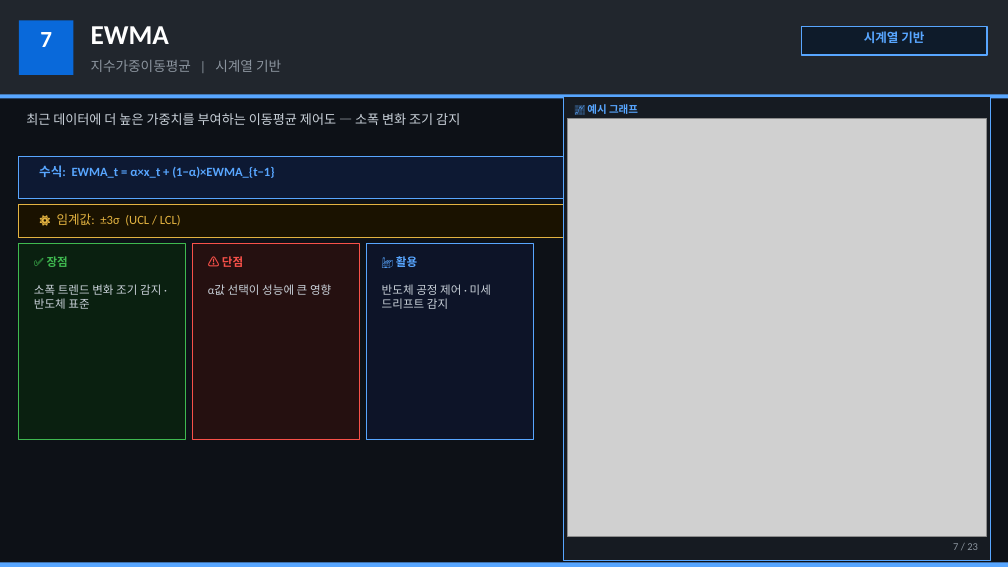
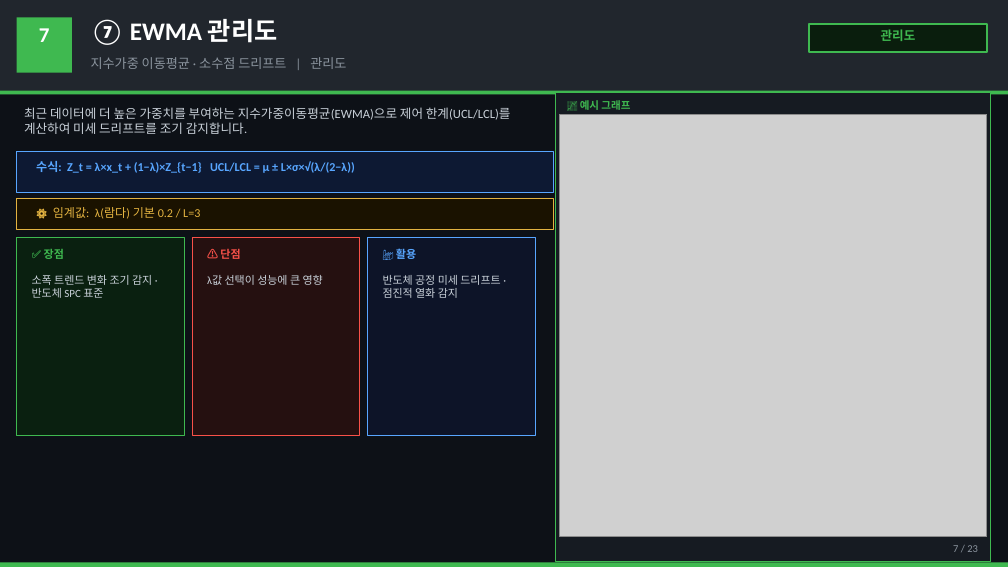
Before and after one commit to pollya32/python101, a slide deck: slide 8 of [예제 015] FDC 이상감지 시스템/FDC_이상감지_23종_상세설명.pptx. Drawn at 1008x567 pixels with LibreOffice and Linux fonts; fonts in the diff are those of the drawing; grey boxes stand for pictures. Boxes give left, top, right and bottom in pixels: in the first picture for what was removed or moved away, otherwise in the second. Text is boxed around its words. In the diff, an @@ line names an element or a change of style, - is before the commit and + after.

```diff
--- a/[예제 015] FDC 이상감지 시스템/FDC_이상감지_23종_상세설명.pptx
+++ b/[예제 015] FDC 이상감지 시스템/FDC_이상감지_23종_상세설명.pptx
@@ text "7" at (39, 28, 50, 42): size 22 to 20 pt @@
@@ rectangle at (17, 17, 72, 73): fill #0969DA to #3FB950 @@
@@ text at (91, 19, 278, 45): text changed; size 26 to 24 pt @@
-EWMA
+⑦ EWMA 관리도
@@ rectangle: place and size @@
-rectangle at (802, 26, 987, 55)
+rectangle at (809, 24, 987, 52)
@@ rectangle at (809, 24, 987, 52): fill #0E1B2A to #0A1E0D; outline #58A6FF 1.5 pt to #3FB950 1.5 pt @@
@@ text at (881, 29, 916, 41): text changed; text colour #58A6FF to #3FB950 @@
-시계열 기반
+관리도
@@ text at (91, 57, 346, 69): text changed; size 13 to 12.5 pt @@
-지수가중이동평균 | 시계열 기반
+지수가중 이동평균 · 소수점 드리프트 | 관리도
@@ 4 rectangles: place and size @@
-4 rectangles at (0, 95, 1008, 440)
+4 rectangles at (0, 91, 1008, 436)
@@ rectangle at (0, 91, 1008, 95): fill #58A6FF to #3FB950 @@
@@ text at (24, 107, 511, 134): text changed; size 12.5 to 12 pt @@
-최근 데이터에 더 높은 가중치를 부여하는 이동평균 제어도 — 소폭 변화 조기 감지
+최근 데이터에 더 높은 가중치를 부여하는 지수가중이동평균(EWMA)으로 제어 한계(UCL/LCL)를 계산하여 미세 드리프트를 조기 감지합니다.
@@ rectangle: place and size @@
-rectangle at (563, 96, 991, 561)
+rectangle at (556, 92, 991, 562)
@@ rectangle at (556, 92, 991, 562): outline #58A6FF 1 pt to #3FB950 1 pt @@
@@ text "📈 예시 그래프": place and size @@
-text "📈 예시 그래프" at (587, 104, 638, 114)
+text "📈 예시 그래프" at (580, 100, 630, 110)
@@ text "📈 예시 그래프" at (580, 100, 630, 110): text colour #58A6FF to #3FB950 @@
@@ picture: place and size @@
-picture at (567, 119, 987, 536)
+picture at (560, 114, 987, 537)
@@ rectangle: place and size @@
-rectangle at (19, 157, 563, 198)
+rectangle at (17, 151, 554, 193)
@@ text at (36, 161, 355, 173): text changed; size 12 to 11.5 pt @@
-수식: EWMA_t = α×x_t + (1−α)×EWMA_{t−1}
+수식: Z_t = λ×x_t + (1−λ)×Z_{t−1} UCL/LCL = μ ± L×σ×√(λ/(2−λ))
@@ rectangle: place and size @@
-rectangle at (19, 204, 563, 237)
+rectangle at (17, 198, 554, 230)
@@ text at (53, 207, 200, 219): text changed; size 12 to 11.5 pt @@
-⚙ 임계값: ±3σ (UCL / LCL)
+⚙ 임계값: λ(람다) 기본 0.2 / L=3
@@ 3 texts: place and size @@
-3 texts at (47, 256, 417, 267)
+3 texts at (44, 246, 416, 261)
@@ size 11 to 10.5 pt in 3 elements at (220, 248, 240, 259), (44, 249, 64, 259), (396, 246, 416, 261) @@
@@ text at (32, 275, 152, 298): text changed; size 11 to 10.5 pt @@
-소폭 트렌드 변화 조기 감지 · 반도체 표준
+소폭 트렌드 변화 조기 감지 · 반도체 SPC 표준
@@ text at (207, 275, 323, 285): text changed; size 11 to 10.5 pt @@
-α값 선택이 성능에 큰 영향
+λ값 선택이 성능에 큰 영향
@@ text at (383, 275, 500, 298): text changed; size 11 to 10.5 pt @@
-반도체 공정 제어 · 미세 드리프트 감지
+반도체 공정 미세 드리프트 · 점진적 열화 감지
@@ rectangle at (0, 563, 1008, 567): fill #58A6FF to #3FB950 @@
```
Also in this commit, not shown: 11 other slides changed, 13 slides added, 13 slides removed.
